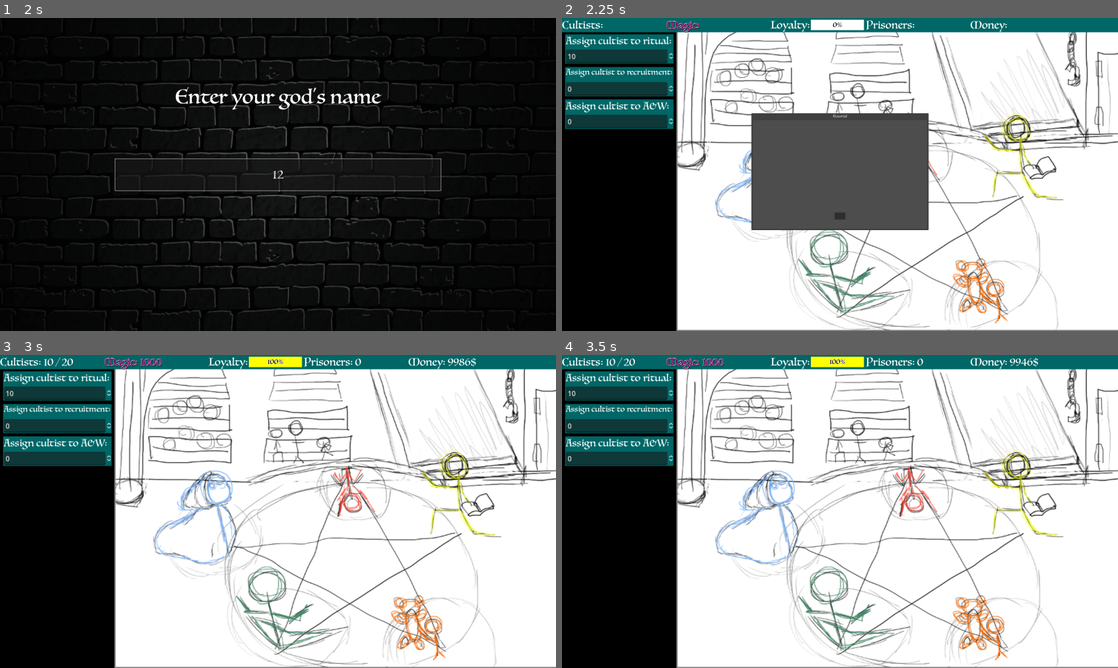
Above: before the commit, frames 1-4 (two rows, left to right).
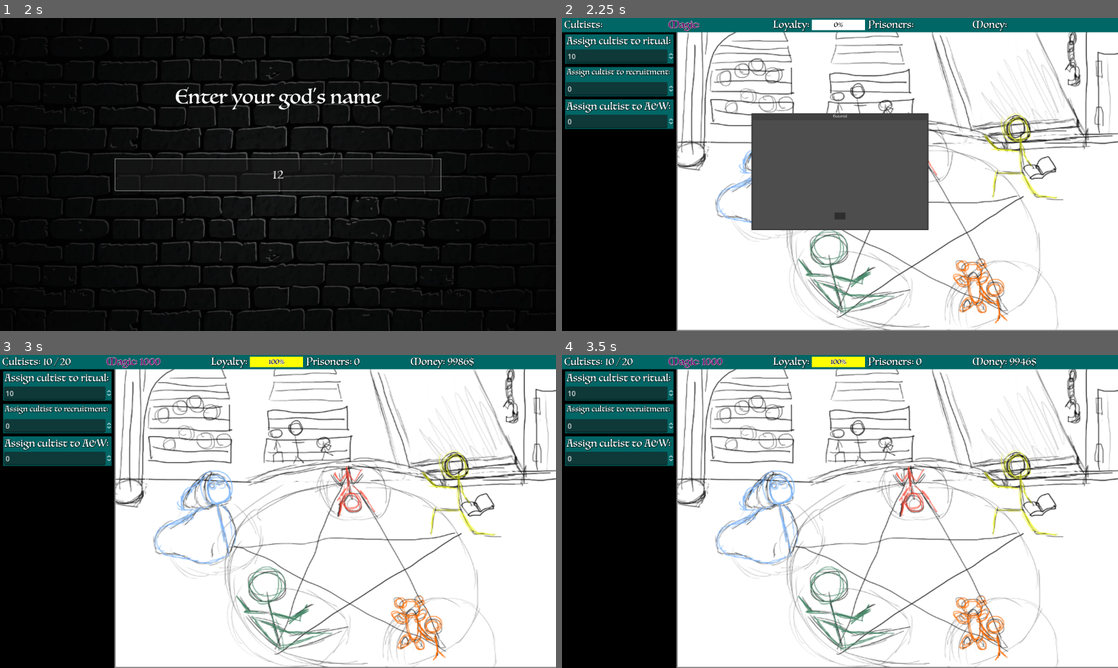
Above: after the commit, the same moments.

Repository: ShroomySquid/Ludum_Dare
Game: Godot game, scene res://root_menu_node.tscn
Two runs of this game, one before a commit and one after it. Both use one fixed random seed, a clock stepped at 60 frames per second and the inputs below.
Inputs (mouse positions are in pixels of both pictures, inside the frame that each line leads up to):
- Up to frame 1 (2 s): click "Start Game" at 0.5 s; click (278, 174) at 1.27 s; type "12" at 1.35 s
- Up to frame 2 (2.25 s): tap Enter at 2 s
- Up to frame 3 (3 s): click (278, 552) at 2.75 s
- Up to frame 4 (3.5 s): no input

Frame 1 is identical in both runs. In frame 2, 1.7% of the frame differs, in the area x 0-81%, y 0-31%; in frame 3, 2.0%, in the area x 0-86%, y 0-31%; in frame 4, 2.0%.

Commit message:
fix font in menu

Diff:
--- a/ui_prototype/Menu/menu.tscn
+++ b/ui_prototype/Menu/menu.tscn
@@ -17,19 +17,27 @@
 layout_mode = 0
 offset_right = 70.0
 offset_bottom = 66.0
-scale = Vector2(16.4235, 12.371)
 
 [node name="VBoxContainer" type="VBoxContainer" parent="MarginContainer"]
+custom_minimum_size = Vector2(1000, 0)
 layout_mode = 2
+alignment = 1
 
 [node name="Resume" type="Button" parent="MarginContainer/VBoxContainer"]
 layout_mode = 2
 theme_override_fonts/font = ExtResource("2_vdmhv")
+theme_override_font_sizes/font_size = 200
 text = "Resume"
+
+[node name="ColorRect" type="ColorRect" parent="MarginContainer/VBoxContainer"]
+custom_minimum_size = Vector2(0, 100)
+layout_mode = 2
+color = Color(1, 1, 1, 0)
 
 [node name="Quit" type="Button" parent="MarginContainer/VBoxContainer"]
 layout_mode = 2
 theme_override_fonts/font = ExtResource("2_vdmhv")
+theme_override_font_sizes/font_size = 200
 text = "Quit"
 
 [connection signal="pressed" from="MarginContainer/VBoxContainer/Resume" to="." method="_on_resume_pressed"]
--- a/ui_prototype/ui.tscn
+++ b/ui_prototype/ui.tscn
@@ -1,17 +1,19 @@
-[gd_scene load_steps=8 format=3 uid="uid://dqh3trwm4smod"]
+[gd_scene load_steps=10 format=3 uid="uid://dqh3trwm4smod"]
 
 [ext_resource type="Script" path="res://Control.gd" id="1_vbxgf"]
 [ext_resource type="FontFile" uid="uid://c84yhbqspx8e3" path="res://font/Luminari-Regular.ttf" id="2_a410q"]
 
 [sub_resource type="LabelSettings" id="LabelSettings_l3ewh"]
-font_size = 48
+font_size = 45
+shadow_size = 10
+shadow_color = Color(0, 0, 0, 0.501961)
 
 [sub_resource type="LabelSettings" id="LabelSettings_335fy"]
-font_size = 48
+font_size = 45
 font_color = Color(0.423529, 0, 0.423529, 1)
 outline_size = 5
 shadow_size = 10
-shadow_color = Color(0, 0, 0, 1)
+shadow_color = Color(0, 0, 0, 0.501961)
 
 [sub_resource type="StyleBoxFlat" id="StyleBoxFlat_rtqf8"]
 bg_color = Color(1, 1, 1, 1)
@@ -21,7 +23,21 @@
 
 [sub_resource type="LabelSettings" id="LabelSettings_srj8g"]
 line_spacing = 1.0
-font_size = 24
+font_size = 45
+shadow_size = 10
+shadow_color = Color(0, 0, 0, 0.501961)
+
+[sub_resource type="LabelSettings" id="LabelSettings_4bbdo"]
+line_spacing = 1.0
+font_size = 35
+shadow_size = 10
+shadow_color = Color(0, 0, 0, 0.501961)
+
+[sub_resource type="LabelSettings" id="LabelSettings_dwhf1"]
+line_spacing = 1.0
+font_size = 46
+shadow_size = 10
+shadow_color = Color(0, 0, 0, 0.501961)
 
 [node name="UI" type="Control"]
 layout_mode = 3
@@ -30,16 +46,18 @@
 offset_bottom = 1440.0
 script = ExtResource("1_vbxgf")
 
-[node name="ColorRect4" type="ColorRect" parent="."]
-custom_minimum_size = Vector2(2600, 65)
+[node name="top_bar" type="ColorRect" parent="."]
 layout_mode = 0
+offset_right = 2560.0
+offset_bottom = 65.0
 color = Color(0, 0.4, 0.4, 1)
 
 [node name="cultist_label" type="Label" parent="."]
 clip_contents = true
 layout_mode = 0
-offset_right = 72.0
-offset_bottom = 23.0
+offset_left = 10.0
+offset_right = 199.0
+offset_bottom = 66.0
 theme_override_fonts/font = ExtResource("2_a410q")
 text = "Cultists:"
 label_settings = SubResource("LabelSettings_l3ewh")
@@ -47,8 +65,8 @@
 [node name="magic_label" type="Label" parent="."]
 clip_contents = true
 layout_mode = 0
-offset_left = 480.0
-offset_right = 629.0
+offset_left = 490.0
+offset_right = 642.0
 offset_bottom = 67.0
 theme_override_fonts/font = ExtResource("2_a410q")
 text = "Magic:"
@@ -57,8 +75,8 @@
 [node name="loyalty_label" type="Label" parent="."]
 clip_contents = true
 layout_mode = 0
-offset_left = 960.0
-offset_right = 1140.0
+offset_left = 970.0
+offset_right = 1151.0
 offset_bottom = 67.0
 theme_override_fonts/font = ExtResource("2_a410q")
 text = "Loyalty:"
@@ -66,9 +84,9 @@
 
 [node name="loyalty_bar" type="ProgressBar" parent="."]
 layout_mode = 0
-offset_left = 1145.0
+offset_left = 1150.0
 offset_top = 8.0
-offset_right = 1390.0
+offset_right = 1395.0
 offset_bottom = 56.0
 theme_override_colors/font_color = Color(0, 0, 0, 1)
 theme_override_colors/font_outline_color = Color(1, 1, 1, 1)
@@ -81,8 +99,8 @@
 [node name="prisoners_label" type="Label" parent="."]
 clip_contents = true
 layout_mode = 0
-offset_left = 1400.0
-offset_right = 1631.0
+offset_left = 1410.0
+offset_right = 1641.0
 offset_bottom = 67.0
 theme_override_fonts/font = ExtResource("2_a410q")
 text = "Prisoners:"
@@ -91,14 +109,14 @@
 [node name="money_label" type="Label" parent="."]
 clip_contents = true
 layout_mode = 0
-offset_left = 1880.0
-offset_right = 2054.0
+offset_left = 1890.0
+offset_right = 2064.0
 offset_bottom = 67.0
 theme_override_fonts/font = ExtResource("2_a410q")
 text = "Money:"
 label_settings = SubResource("LabelSettings_l3ewh")
 
-[node name="ColorRect" type="ColorRect" parent="."]
+[node name="Cultist_Send_Background" type="ColorRect" parent="."]
 layout_mode = 0
 offset_left = 14.0
 offset_top = 75.0
@@ -108,11 +126,10 @@
 
 [node name="Cultist_Send_Label" type="Label" parent="."]
 layout_mode = 0
-offset_left = 18.0
+offset_left = 22.0
 offset_top = 75.0
-offset_right = 274.0
+offset_right = 278.0
 offset_bottom = 108.0
-scale = Vector2(1.9, 1.9)
 theme_override_fonts/font = ExtResource("2_a410q")
 text = "Assign cultist to ritual:"
 label_settings = SubResource("LabelSettings_srj8g")
@@ -124,8 +141,9 @@
 offset_right = 268.0
 offset_bottom = 176.0
 scale = Vector2(2, 2)
+max_value = 1e+18
 
-[node name="ColorRect2" type="ColorRect" parent="."]
+[node name="Recruitment_Send_Background" type="ColorRect" parent="."]
 layout_mode = 0
 offset_left = 14.0
 offset_top = 225.0
@@ -135,14 +153,13 @@
 
 [node name="Recruitment_Send_Label" type="Label" parent="."]
 layout_mode = 0
-offset_left = 18.0
+offset_left = 22.0
 offset_top = 225.0
-offset_right = 345.0
+offset_right = 349.0
 offset_bottom = 258.0
-scale = Vector2(1.5, 1.5)
 theme_override_fonts/font = ExtResource("2_a410q")
 text = "Assign cultist to recruitment:"
-label_settings = SubResource("LabelSettings_srj8g")
+label_settings = SubResource("LabelSettings_4bbdo")
 
 [node name="Recruitment_Send" type="SpinBox" parent="."]
 layout_mode = 0
@@ -151,8 +168,9 @@
 offset_right = 268.0
 offset_bottom = 326.0
 scale = Vector2(2, 2)
+max_value = 1e+18
 
-[node name="ColorRect3" type="ColorRect" parent="."]
+[node name="Job_Send_Background" type="ColorRect" parent="."]
 layout_mode = 0
 offset_left = 14.0
 offset_top = 375.0
@@ -162,14 +180,13 @@
 
 [node name="Job_Send_Label" type="Label" parent="."]
 layout_mode = 0
-offset_left = 18.0
+offset_left = 22.0
 offset_top = 375.0
-offset_right = 267.0
+offset_right = 271.0
 offset_bottom = 408.0
-scale = Vector2(1.9, 1.9)
 theme_override_fonts/font = ExtResource("2_a410q")
 text = "Assign cultist to A&W:"
-label_settings = SubResource("LabelSettings_srj8g")
+label_settings = SubResource("LabelSettings_dwhf1")
 
 [node name="Job_Send" type="SpinBox" parent="."]
 layout_mode = 0
@@ -178,3 +195,4 @@
 offset_right = 268.0
 offset_bottom = 476.0
 scale = Vector2(2, 2)
+max_value = 1e+18
